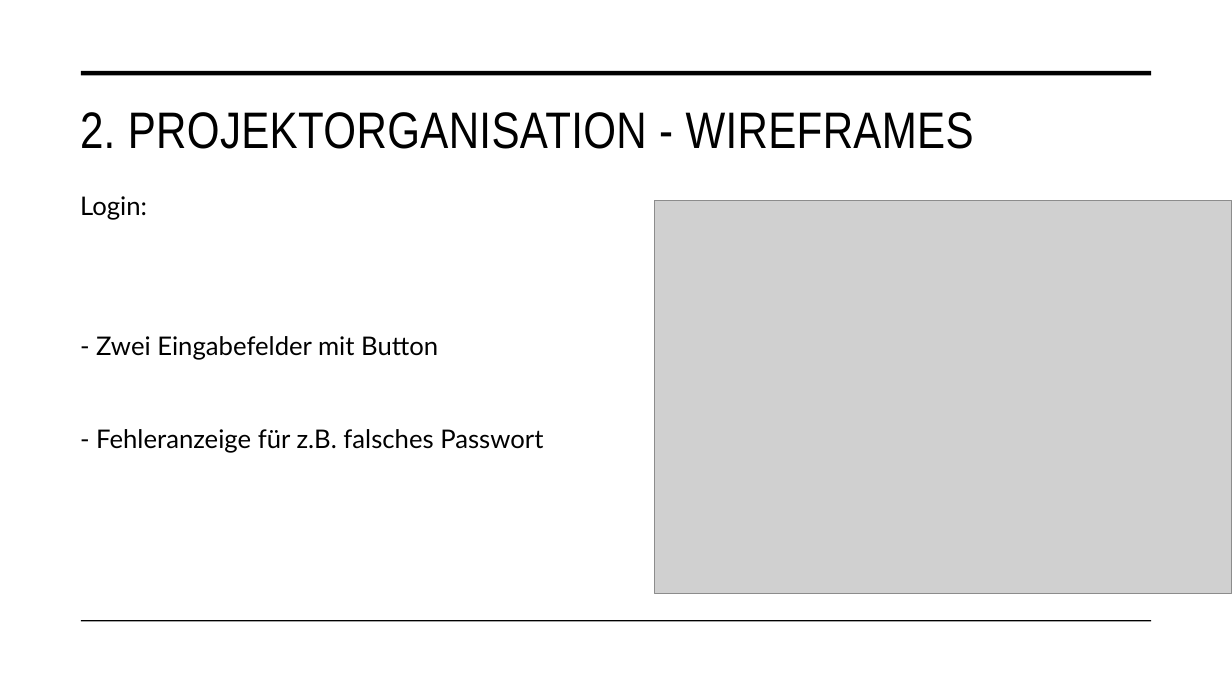
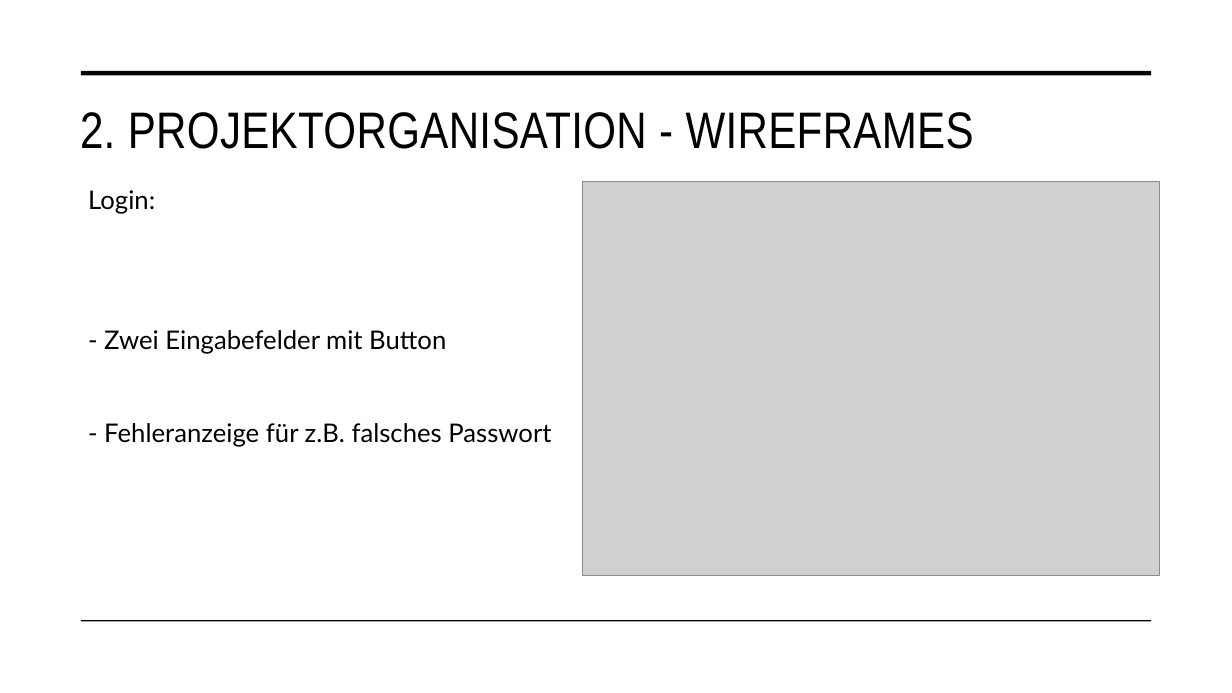
Before and after one commit to malu254/Eifrige-Otter-PM, a slide deck: slide 8 of Abgabe/Dokumentation/Präsentation.pptx. Drawn at 1232x693 pixels with LibreOffice and Linux fonts; fonts in the diff are those of the drawing; grey boxes stand for pictures. Boxes give left, top, right and bottom in pixels: in the first picture for what was removed or moved away, otherwise in the second. Text is boxed around its words. In the diff, an @@ line names an element or a change of style, - is before the commit and + after.

```diff
--- a/Abgabe/Dokumentation/Präsentation.pptx
+++ b/Abgabe/Dokumentation/Präsentation.pptx
@@ text "Login:": place and size @@
-text "Login:" at [80, 196, 543, 453]
+text "Login:" at [88, 190, 551, 447]
@@ picture: place and size @@
-picture at [655, 201, 1232, 594]
+picture at [582, 182, 1160, 576]
```
Also in this commit, not shown: 14 other slides changed, 1 slide added, 1 slide removed.
